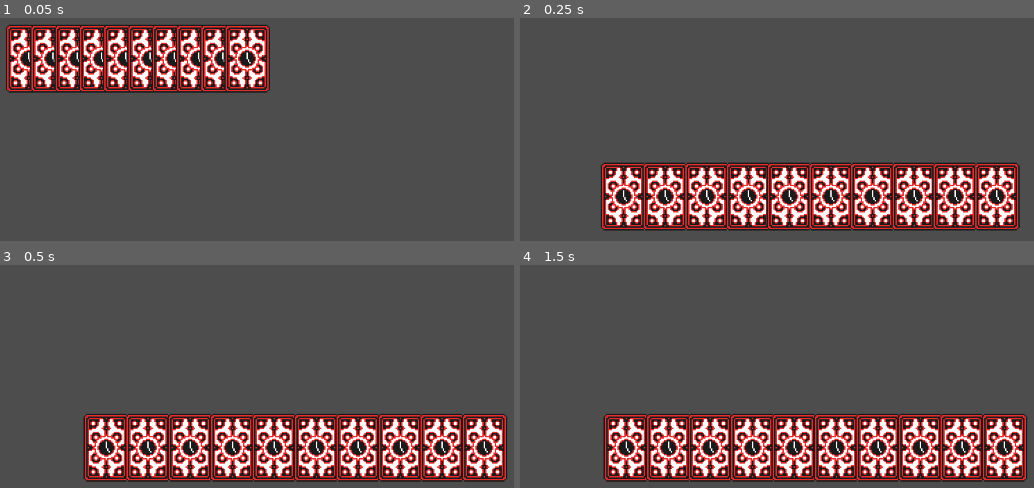
Above: before the commit, frames 1-4 (two rows, left to right).
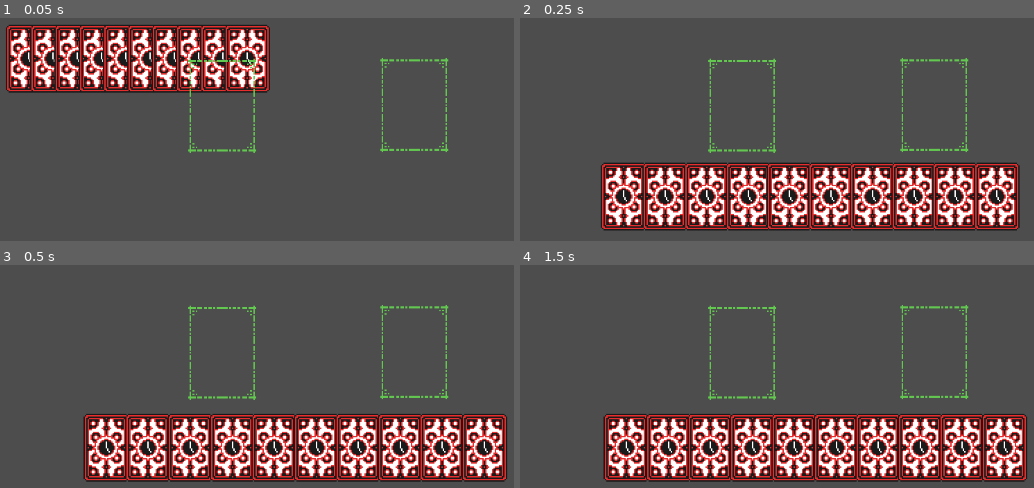
Above: after the commit, the same moments.

Repository: toenjes1/gamejam2025
Game: Godot game, scene res://scenes/world.tscn
Two runs of this game, one before a commit and one after it. Both use one fixed random seed, a clock stepped at 60 frames per second and the inputs below.
Inputs (mouse positions are in pixels of both pictures, inside the frame that each line leads up to):
- Up to frame 1 (0.05 s): no input
- Up to frame 2 (0.25 s): no input
- Up to frame 3 (0.5 s): no input
- Up to frame 4 (1.5 s): move the mouse to (992, 278) at 0.52 s; tap Enter at 1.25 s; move the mouse to (658, 322) at 1.27 s

The runs differ from the first frame. In frame 1, 1.0% of the frame differs, in the area x 36-88%, y 17-61%; in frame 2, 1.0%; in frame 3, 1.0%; in frame 4, 1.0%.

Commit message:
drop spot improve

Diff:
--- a/prefabs/card.tscn
+++ b/prefabs/card.tscn
@@ -15,7 +15,7 @@
 const rotation_stiffness = 0.85
 @onready var card_scale = $Sprite2D.scale
 
-var in_hand_z = 0
+var in_hand_z = möm
 
 var mouse_in: bool = false
 var is_dragging: bool = false
@@ -26,7 +26,7 @@
 
 func set_sprite_z_index(z):
 	$Sprite2D.z_index = z + möm
-	in_hand_z = z
+	in_hand_z = z + möm
 
 func drag_logic(delta: float) -> void:
 	$Sprite2D/shadow.position = Vector2(-12, 12).rotated($Sprite2D.rotation)
--- a/prefabs/drop_spot.tscn
+++ b/prefabs/drop_spot.tscn
@@ -1,4 +1,6 @@
-[gd_scene load_steps=3 format=3 uid="uid://cdcpxpfojuaeq"]
+[gd_scene load_steps=4 format=3 uid="uid://cdcpxpfojuaeq"]
+
+[ext_resource type="Texture2D" uid="uid://31opkp4ms3cq" path="res://assets/images/backdrop_elements/border.png" id="1_mwg88"]
 
 [sub_resource type="GDScript" id="GDScript_5g2wd"]
 resource_name = "drop_spot"
@@ -16,11 +18,12 @@
 
 func _physics_process(delta: float) -> void:
 	for idx in range(cards.size()):
-		var desired_pos = global_position + Vector2(0.0, idx * vertical_offset)
-		cards[idx].global_position = lerp(cards[idx].global_position, desired_pos, snap_velocity * delta)
+		var desired_pos = global_position + $CollisionShape2D.shape.size / 2 + Vector2(0.0, idx * vertical_offset)
+		cards[idx].global_position = lerp(cards[idx].global_position + cards[idx].size / 2, desired_pos, snap_velocity * delta) - cards[idx].size / 2
 
 func card_got_dropped(card) -> void:
-	if Rect2($CollisionShape2D.global_position - $CollisionShape2D.shape.size / 2.0, $CollisionShape2D.shape.size).has_point(get_global_mouse_position()):
+	var guard: bool = Rect2($CollisionShape2D.global_position - $CollisionShape2D.shape.size / 2.0, $CollisionShape2D.shape.size).has_point(get_global_mouse_position())
+	if guard:
 		cards.append(card)
 		card.drop_spotted()
 		card.set_sprite_z_index(cards.size() - 1)
@@ -28,10 +31,16 @@
 "
 
 [sub_resource type="RectangleShape2D" id="RectangleShape2D_5g2wd"]
-size = Vector2(116, 152)
+size = Vector2(108, 149)
 
 [node name="drop_spot" type="Area2D"]
 script = SubResource("GDScript_5g2wd")
 
 [node name="CollisionShape2D" type="CollisionShape2D" parent="."]
+position = Vector2(54, 75)
 shape = SubResource("RectangleShape2D_5g2wd")
+
+[node name="Sprite2D" type="Sprite2D" parent="."]
+position = Vector2(54, 75)
+scale = Vector2(2.3, 2.3)
+texture = ExtResource("1_mwg88")
Binary file added: assets/images/backdrop_elements/border.png
Not shown, added: assets/images/backdrop_elements/border.png.import
